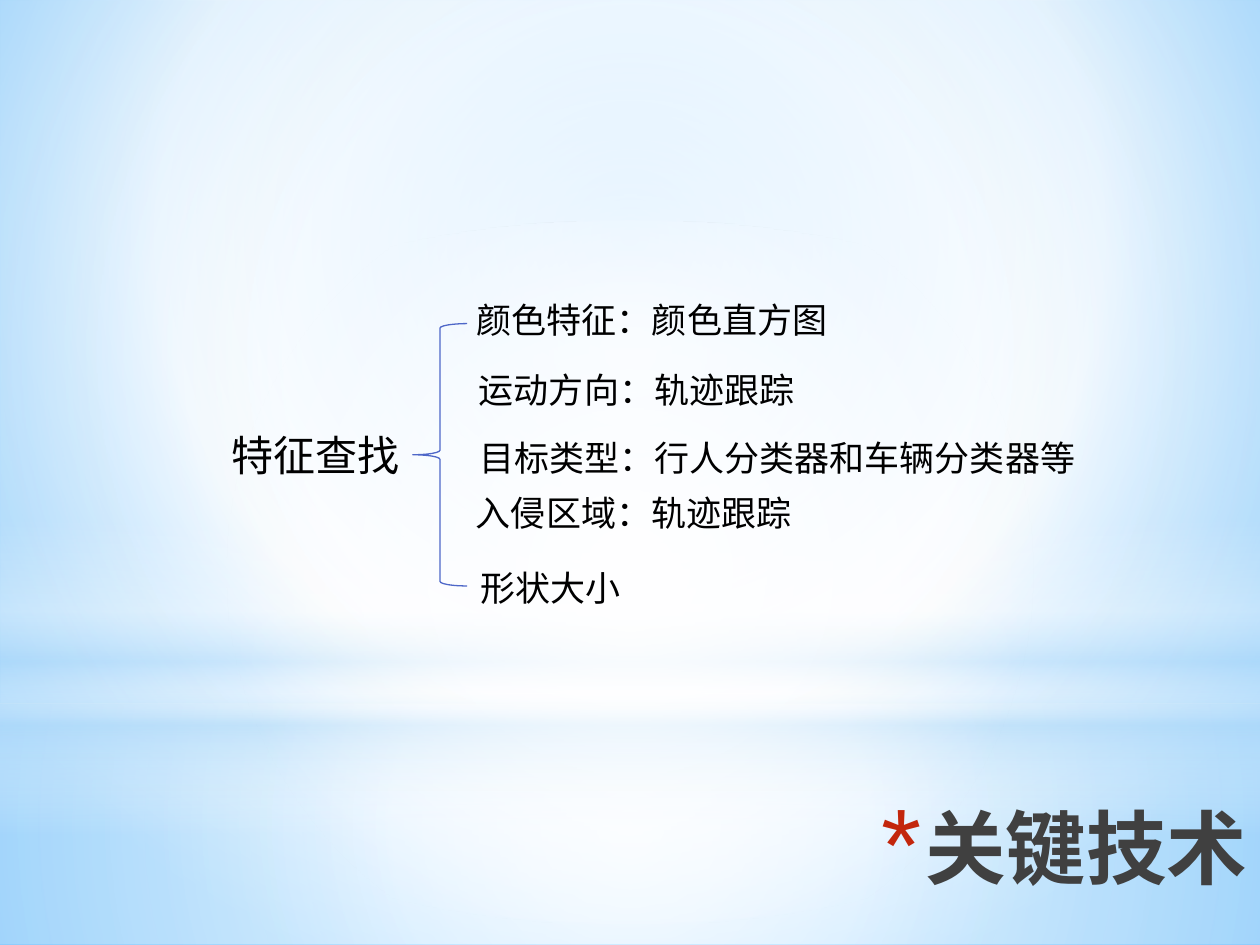
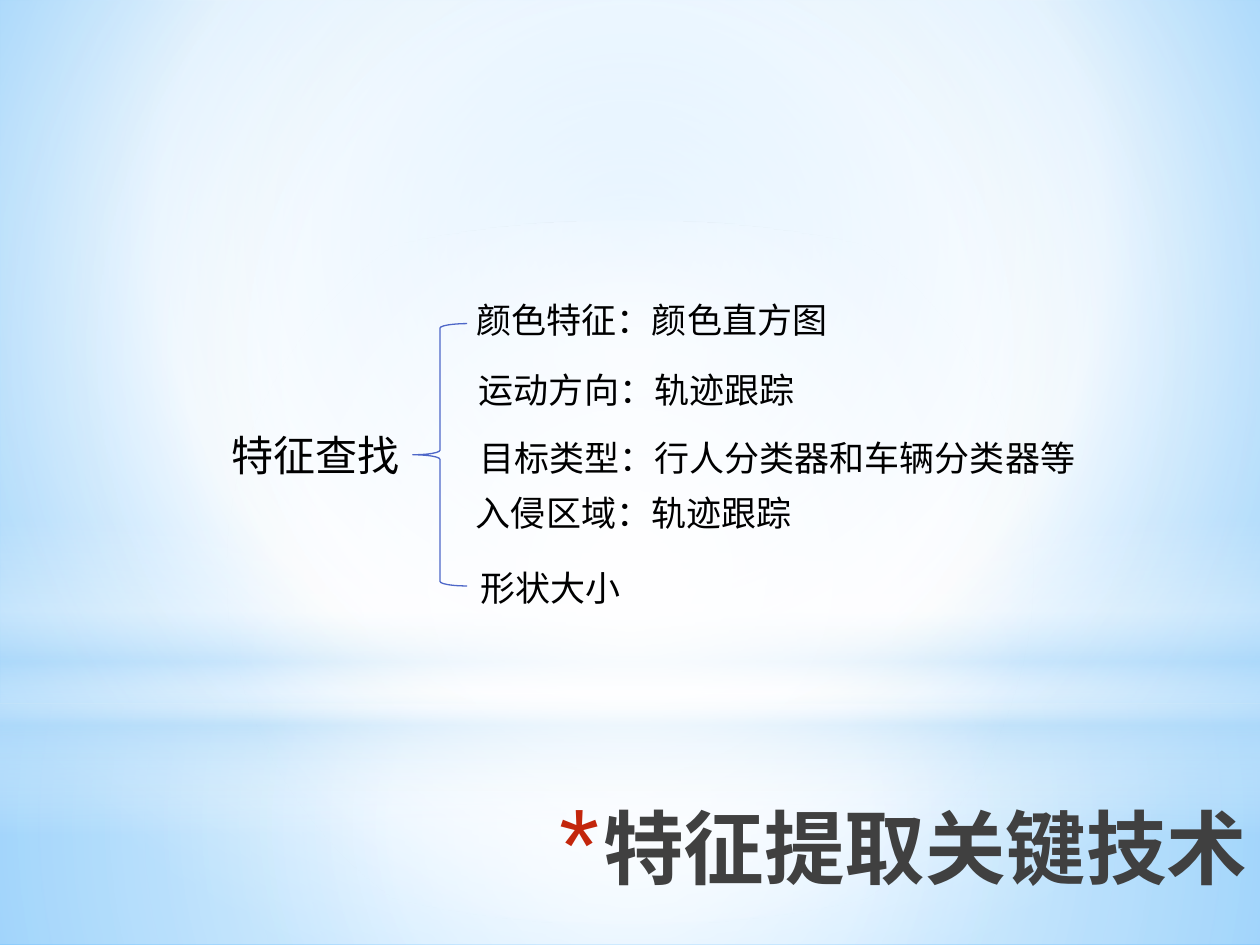
Before and after one commit to ronnyMakhuddin/motion-detect-tiqu, a slide deck: slide 9 of 研究生毕业设计/文档管理/毕业设计开题.pptx. Drawn at 1260x945 pixels with LibreOffice and Linux fonts; fonts in the diff are those of the drawing. Boxes give left, top, right and bottom in pixels: in the first picture for what was removed or moved away, otherwise in the second. Text is boxed around its words. In the diff, an @@ line names an element or a change of style, - is before the commit and + after.

```diff
--- a/研究生毕业设计/文档管理/毕业设计开题.pptx
+++ b/研究生毕业设计/文档管理/毕业设计开题.pptx
@@ title at (603,796,1247,899): text changed @@
-* 关键技术
+* 特征提取关键技术
```
Also in this commit, not shown: 1 other slide changed, 1 other file.
